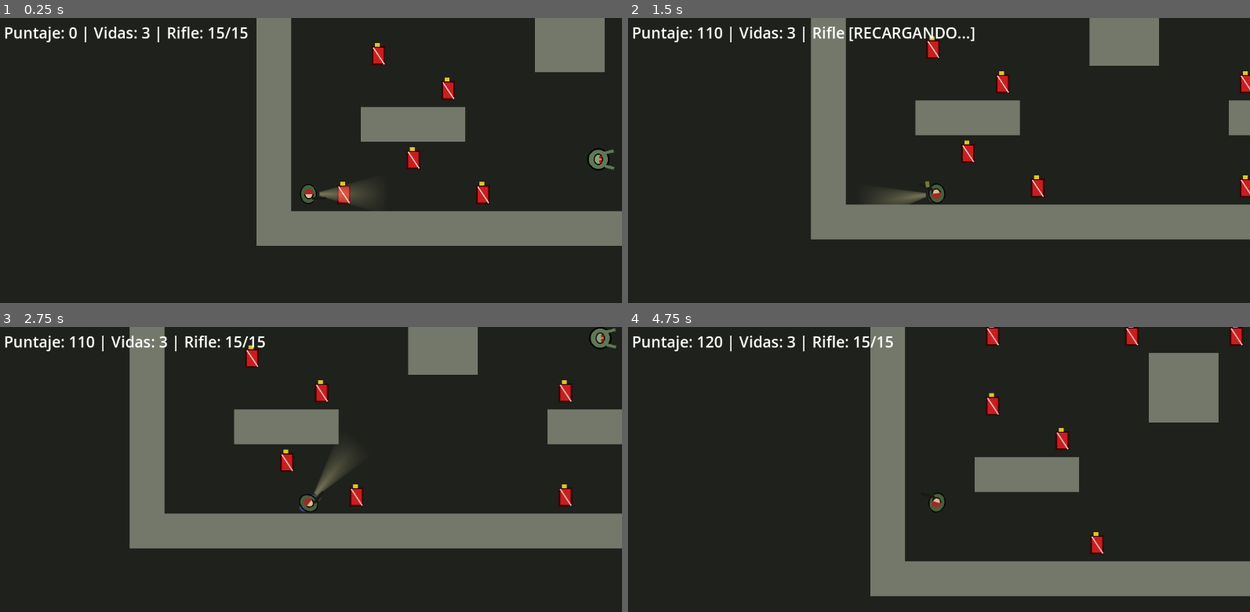
Above: before the commit, frames 1-4 (two rows, left to right).
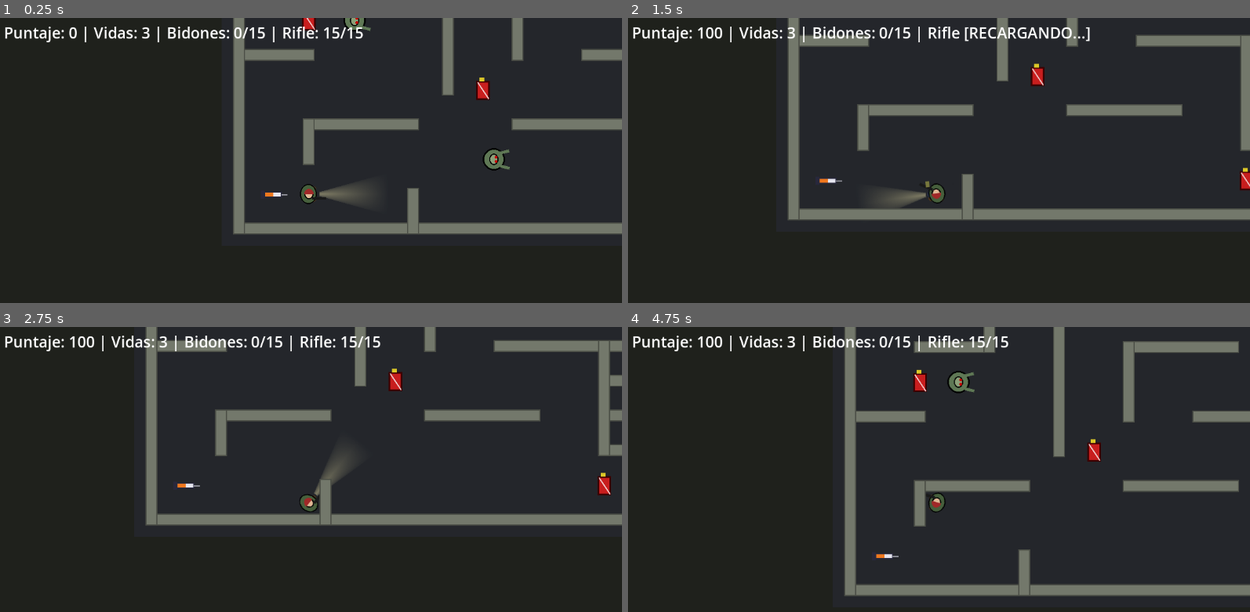
Above: after the commit, the same moments.

Repository: SofiaRubiano10/l-4d-lite
Game: Godot game, scene res://mundo.tscn
Two runs of this game, one before a commit and one after it. Both use one fixed random seed, a clock stepped at 60 frames per second and the inputs below.
Inputs (mouse positions are in pixels of both pictures, inside the frame that each line leads up to):
- Up to frame 1 (0.25 s): no input
- Up to frame 2 (1.5 s): tap Enter at 0.5 s; move the mouse to (1075, 177) at 0.52 s; press the mouse at (1075, 177) at 0.53 s; hold D (move_right) 0.53-1.28 s; move the mouse to (808, 211) at 1.27 s; release the mouse at (808, 211) at 1.28 s; hold S (move_down) from 1.28 s (still down); tap R (recargar) at 1.35 s
- Up to frame 3 (2.75 s): move the mouse to (373, 426) at 2.02 s; release S (move_down) at 2.03 s; hold D (move_right) from 2.03 s (still down); tap 1 at 2.1 s
- Up to frame 4 (4.75 s): move the mouse to (907, 572) at 2.77 s; release D (move_right) at 2.78 s; hold W (move_up) 2.78-3.53 s; tap 2 at 2.85 s; move the mouse to (1125, 555) at 3.52 s; hold A (move_left) from 3.53 s (still down); tap Q at 3.6 s; move the mouse to (746, 449) at 4.27 s; tap F at 4.35 s

The runs differ from the first frame. In frame 1, 19% of the frame differs, in the area x 27-100%, y 0-80%; in frame 2, 21%; in frame 3, 20%; in frame 4, 22%, in the area x 12-100%, y 0-95%.

Commit message:
Mejora de mapa
Mejora de expansion del mapa mas el asset de la escopeta dentro del laberinto

Diff:
--- a/bloques.gd
+++ b/bloques.gd
@@ -1,12 +1,24 @@
 extends Node2D
-# Construye los bloques del MAPA. Las filas de "#" seguidas se juntan en un solo cuerpo,
-# para que el personaje no se enganche en las uniones entre bloques.
+# Construye el suelo urbano y paredes delgadas continuas (horizontales y verticales)
+# para dejar mucho más espacio libre de movimiento en los pasillos.
 
 const CELDA = 64
+const GROSOR_MURO = 22.0
 
 
 func construir_bloques(mapa: Array, color: Color):
-	for fila in mapa.size():
+	var alto_celdas = mapa.size()
+	var ancho_celdas = mapa[0].length() if alto_celdas > 0 else 0
+
+	# Suelo de asfalto oscuro para todo el laberinto
+	var suelo = ColorRect.new()
+	suelo.color = Color(0.14, 0.15, 0.17, 1.0)
+	suelo.size = Vector2(ancho_celdas * CELDA, alto_celdas * CELDA)
+	suelo.z_index = -10
+	add_child(suelo)
+
+	# 1. Tramos horizontales continuos (y pilares aislados)
+	for fila in alto_celdas:
 		var col = 0
 		var linea: String = mapa[fila]
 		while col < linea.length():
@@ -14,24 +26,65 @@
 				var fin = col
 				while fin + 1 < linea.length() and linea[fin + 1] == "#":
 					fin += 1
-				crear_bloque(col, fin, fila, color)
+				var tiene_vecino_v = _es_muro(mapa, col, fila - 1) or _es_muro(mapa, col, fila + 1)
+				if fin > col or not tiene_vecino_v:
+					var largo = (fin - col) * CELDA + GROSOR_MURO
+					var centro = Vector2(((col + fin) * 0.5 + 0.5) * CELDA, (fila + 0.5) * CELDA)
+					crear_segmento_muro(centro, Vector2(largo, GROSOR_MURO), color)
 				col = fin + 1
 			else:
 				col += 1
 
+	# 2. Tramos verticales continuos
+	for col in ancho_celdas:
+		var fila = 0
+		while fila < alto_celdas:
+			if _es_muro(mapa, col, fila):
+				var fin = fila
+				while fin + 1 < alto_celdas and _es_muro(mapa, col, fin + 1):
+					fin += 1
+				if fin > fila:
+					var alto = (fin - fila) * CELDA + GROSOR_MURO
+					var centro = Vector2((col + 0.5) * CELDA, ((fila + fin) * 0.5 + 0.5) * CELDA)
+					crear_segmento_muro(centro, Vector2(GROSOR_MURO, alto), color)
+				fila = fin + 1
+			else:
+				fila += 1
 
-func crear_bloque(col_ini: int, col_fin: int, fila: int, color: Color):
-	var ancho = (col_fin - col_ini + 1) * CELDA
+
+func _es_muro(mapa: Array, col: int, fila: int) -> bool:
+	if fila < 0 or fila >= mapa.size():
+		return false
+	var linea: String = mapa[fila]
+	if col < 0 or col >= linea.length():
+		return false
+	return linea[col] == "#"
+
+
+func crear_segmento_muro(centro: Vector2, tamano: Vector2, color: Color):
 	var cuerpo = StaticBody2D.new()
-	cuerpo.position = Vector2(col_ini * CELDA + ancho / 2.0, (fila + 0.5) * CELDA)
+	cuerpo.add_to_group("paredes")
+	cuerpo.position = centro
+
 	var forma = CollisionShape2D.new()
 	var rect = RectangleShape2D.new()
-	rect.size = Vector2(ancho, CELDA)
+	rect.size = tamano
 	forma.shape = rect
 	cuerpo.add_child(forma)
+
+	# Borde oscuro del muro delgado
+	var borde = ColorRect.new()
+	borde.color = color.darkened(0.35)
+	borde.size = tamano
+	borde.position = -tamano / 2.0
+	cuerpo.add_child(borde)
+
+	# Relleno interior del muro delgado
 	var dibujo = ColorRect.new()
 	dibujo.color = color
-	dibujo.size = Vector2(ancho, CELDA)
-	dibujo.position = Vector2(-ancho / 2.0, -CELDA / 2.0)
+	var margen = Vector2(4.0, 4.0)
+	dibujo.size = (tamano - margen).max(Vector2(4.0, 4.0))
+	dibujo.position = -dibujo.size / 2.0
 	cuerpo.add_child(dibujo)
+
 	add_child(cuerpo)
--- /dev/null
+++ b/escopeta_pickup.gd
@@ -0,0 +1,25 @@
+extends Area2D
+
+signal arma_recogida(nombre_arma: String)
+
+var tiempo: float = 0.0
+
+
+func _ready():
+	body_entered.connect(_on_body_entered)
+
+
+func _process(delta: float):
+	tiempo += delta
+	# Efecto visual de flotación y pulso suave para destacar en el laberinto
+	$Sprite2D.position.y = sin(tiempo * 4.0) * 3.0
+	var escala = 1.0 + sin(tiempo * 5.0) * 0.08
+	$Sprite2D.scale = Vector2(escala, escala)
+
+
+func _on_body_entered(body):
+	if body.is_in_group("jugador"):
+		if body.has_method("desbloquear_escopeta"):
+			body.desbloquear_escopeta()
+		arma_recogida.emit("Escopeta")
+		queue_free()
--- /dev/null
+++ b/escopeta_pickup.tscn
@@ -0,0 +1,16 @@
+[gd_scene load_steps=4 format=3]
+
+[ext_resource type="Script" path="res://escopeta_pickup.gd" id="1_script"]
+[ext_resource type="Texture2D" path="res://assets/escopeta.png" id="1_tex"]
+
+[sub_resource type="CircleShape2D" id="Forma"]
+radius = 18.0
+
+[node name="EscopetaPickup" type="Area2D" groups=["armas_mapa"]]
+script = ExtResource("1_script")
+
+[node name="Sprite2D" type="Sprite2D" parent="."]
+texture = ExtResource("1_tex")
+
+[node name="CollisionShape2D" type="CollisionShape2D" parent="."]
+shape = SubResource("Forma")
--- a/jugador.gd
+++ b/jugador.gd
@@ -29,7 +29,7 @@
 }
 
 @export var speed = 180.0   # px/s
-@export var escopeta_desbloqueada: bool = true
+@export var escopeta_desbloqueada: bool = false
 
 var arma_actual: TipoArma = TipoArma.RIFLE
 var municion = {
@@ -55,6 +55,11 @@
 	sincronizar_municion()
 
 
+func establecer_inicio(nueva_pos: Vector2):
+	position = nueva_pos
+	inicio = nueva_pos
+
+
 func _unhandled_input(event: InputEvent):
 	if muriendo:
 		return
@@ -175,11 +180,14 @@
 	query.collide_with_bodies = true
 	query.collide_with_areas = true
 
-	# Excluir al propio jugador y los bidones/adrenalinas para que las balas no choquen con ítems
+	# Excluir al propio jugador, los bidones/adrenalinas y armas en el suelo para que las balas no choquen con ítems
 	var excluidos: Array[RID] = [get_rid()]
 	for item in get_tree().get_nodes_in_group("bidones"):
 		if item is CollisionObject2D:
 			excluidos.append(item.get_rid())
+	for arma_suelo in get_tree().get_nodes_in_group("armas_mapa"):
+		if arma_suelo is CollisionObject2D:
+			excluidos.append(arma_suelo.get_rid())
 	query.exclude = excluidos
 
 	var resultado = espacio.intersect_ray(query)
--- a/mundo.gd
+++ b/mundo.gd
@@ -1,27 +1,39 @@
 extends "res://bloques.gd"
-# Commit 1: Conexión de daño por balas a infectados, puntos por baja y HUD con arma y munición.
+# Commit 2: Laberinto amplio con paredes delgadas, Escopeta ("W") y 15 bidones generados al azar.
+
+const META_BIDONES = 15
 
 const MAPA = [
-	"##################",
-	"#o.    .     .  o#",
-	"#  ##   E    ##  #",
-	"#  ##        ##  #",
-	"#  .   .  .    . #",
-	"#       ##       #",
-	"#  .    ##   E   #",
-	"#    .      .    #",
-	"#  ###      ###  #",
-	"#   .    E    .  #",
-	"# .   .     .    #",
-	"##################",
+	"############################",
+	"#o  #      #    #      #  o#",
+	"# ## # #### # ## # #### # ##",
+	"# #  E    # #  V #    E  # #",
+	"# # ##### # #### # ##### # #",
+	"#   #   #    W     #   #   #",
+	"### # # #### ## #### # # ###",
+	"#   V #      ##      # V   #",
+	"# ####### ######## ####### #",
+	"# #     #    E     #     # #",
+	"# # ### #### ## #### ### # #",
+	"#   # #      ##      # #   #",
+	"# ### # #### ## #### # ### #",
+	"#  E  # #          # #  E  #",
+	"###   # # ######## # #   ###",
+	"#     #      ##      #     #",
+	"# ####  #### ## ####  #### #",
+	"# #    E     ##     E    # #",
+	"#oP  #                #   o#",
+	"############################",
 ]
 
 var bidon_escena = preload("res://bidon.tscn")
 var adrenalina_escena = preload("res://adrenalina.tscn")
 var infectado_escena = preload("res://infectado.tscn")
+var escopeta_escena = preload("res://escopeta_pickup.tscn")
 
 var puntaje = 0
 var vidas = 3
+var bidones_recogidos = 0
 var modo_poder = false
 var juego_terminado = false
 var texto_arma_hud = "Rifle: 15/15"
@@ -31,17 +43,22 @@
 
 
 func _ready():
+	randomize()
 	construir()
 
 	# Conectar cada bidón y adrenalina del grupo "bidones"
 	for item in get_tree().get_nodes_in_group("bidones"):
 		item.recogido.connect(_on_recogido)
 
-	# Conectar cada infectado del grupo "enemigos" (contacto y ser abatido por balas)
+	# Conectar cada infectado del grupo "enemigos"
 	for enemigo in get_tree().get_nodes_in_group("enemigos"):
 		enemigo.toco_al_jugador.connect(_on_enemigo_toco)
 		enemigo.abatido.connect(_on_enemigo_abatido)
 
+	# Conectar armas coleccionables en el laberinto
+	for arma_mapa in get_tree().get_nodes_in_group("armas_mapa"):
+		arma_mapa.arma_recogida.connect(_on_arma_recogida)
+
 	# Conectar actualización de munición y arma del jugador
 	jugador.municion_cambiada.connect(_on_municion_cambiada)
 	jugador.sincronizar_municion()
@@ -50,6 +67,23 @@
 	timer_poder.timeout.connect(_on_timer_poder_timeout)
 
 	actualizar_hud()
+
+
+func _on_arma_recogida(nombre_arma: String):
+	if juego_terminado:
+		return
+	puntaje += 75
+	actualizar_hud()
+	mostrar_aviso_temporal("¡%s desbloqueada! (Teclas 1/2 o Q)" % nombre_arma, 3.5)
+
+
+func mostrar_aviso_temporal(texto: String, duracion: float):
+	if juego_terminado:
+		return
+	$HUD/Mensaje.text = texto
+	await get_tree().create_timer(duracion).timeout
+	if not juego_terminado and $HUD/Mensaje.text == texto:
+		$HUD/Mensaje.text = ""
 
 
 func _on_municion_cambiada(nombre_arma: String, balas_actuales: int, cargador_max: int, esta_recargando: bool):
@@ -72,12 +106,14 @@
 		return
 
 	puntaje += valor
-	actualizar_hud()
-
 	if da_poder:
 		activar_poder()
-
-	if get_tree().get_nodes_in_group("bidones").size() == 0:
+	else:
+		bidones_recogidos += 1
+
+	actualizar_hud()
+
+	if bidones_recogidos >= META_BIDONES:
 		juego_terminado = true
 		$HUD/Mensaje.text = "¡Rescate en camino!"
 
@@ -125,24 +161,55 @@
 
 
 func actualizar_hud():
-	$HUD/Puntaje.text = "Puntaje: %d | Vidas: %d | %s" % [puntaje, vidas, texto_arma_hud]
+	$HUD/Puntaje.text = "Puntaje: %d | Vidas: %d | Bidones: %d/%d | %s" % [
+		puntaje,
+		vidas,
+		bidones_recogidos,
+		META_BIDONES,
+		texto_arma_hud
+	]
 
 
 func construir():
 	construir_bloques(MAPA, Color(0.45, 0.47, 0.42, 1))
+
+	var pos_jugador = Vector2(2.5, 18.5) * CELDA
+	var celdas_libres: Array[Vector2] = []
+
 	for fila in MAPA.size():
 		for col in MAPA[fila].length():
+			var celda_pos = Vector2(col + 0.5, fila + 0.5) * CELDA
+			var simbolo = MAPA[fila][col]
 			var escena = null
-			match MAPA[fila][col]:
-				".":
-					escena = bidon_escena
+			match simbolo:
 				"o":
 					escena = adrenalina_escena
-				"E":
+				"E", "V":
 					escena = infectado_escena
+				"W":
+					escena = escopeta_escena
+				"P":
+					pos_jugador = celda_pos
+					if jugador:
+						jugador.establecer_inicio(celda_pos)
+				" ":
+					celdas_libres.append(celda_pos)
 			if escena:
 				var nodo = escena.instantiate()
-				nodo.position = Vector2(col + 0.5, fila + 0.5) * CELDA
-				if MAPA[fila][col] == "E" and fila == 6:
+				nodo.position = celda_pos
+				if simbolo == "V":
 					nodo.eje = nodo.Eje.VERTICAL
 				$Mapa.add_child(nodo)
+
+	# Filtrar celdas muy cercanas al inicio del jugador y elegir 15 ubicaciones al azar
+	var candidatas: Array[Vector2] = []
+	for pos in celdas_libres:
+		if pos.distance_to(pos_jugador) > CELDA * 2.2:
+			candidatas.append(pos)
+
+	candidatas.shuffle()
+	var cantidad = min(META_BIDONES, candidatas.size())
+	for i in range(cantidad):
+		var bidon = bidon_escena.instantiate()
+		bidon.position = candidatas[i]
+		$Mapa.add_child(bidon)
Binary file added: assets/escopeta.png
Not shown, added: assets/escopeta.png.import
Not shown, added: escopeta_pickup.gd.uid
